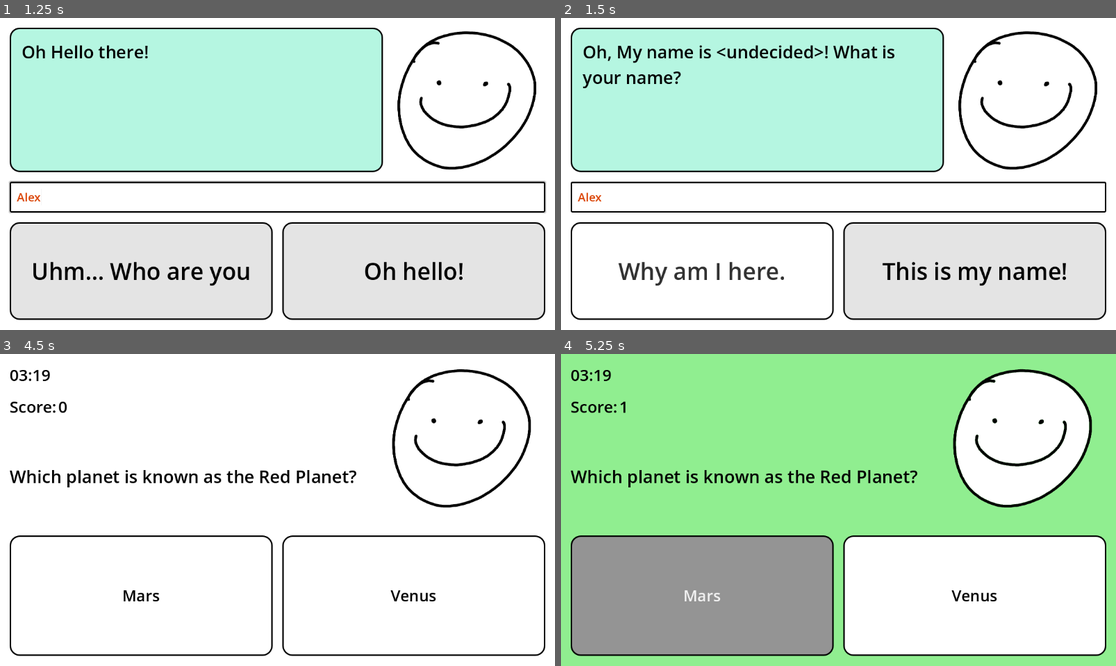
Above: before the commit, frames 1-4 (two rows, left to right).
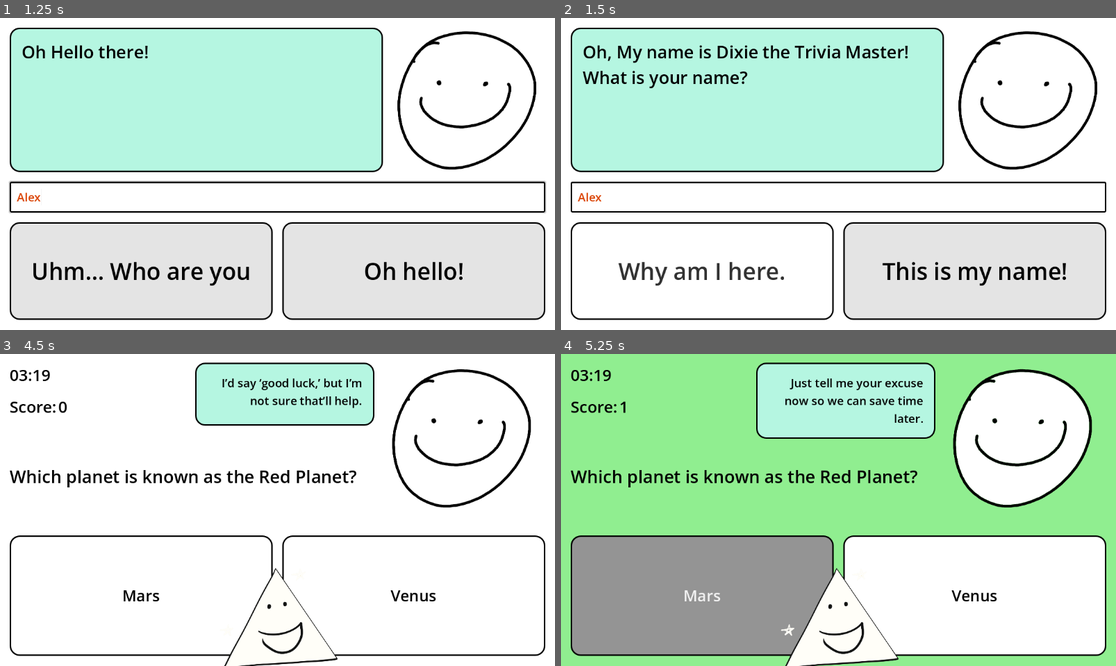
Above: after the commit, the same moments.

Repository: 2DPyramid/2D-Puzzle-Game_REPO
Game: Godot game, scene res://scenes/home.tscn
The game is run twice, just before and just after one commit, with the same random seed, the same clock (stepped at 60 frames per second) and the same inputs. Sound files missing from this copy of the repository are replaced by a short silence.
Inputs (mouse positions are in pixels of both pictures, inside the frame that each line leads up to):
- Up to frame 1 (1.25 s): click (277, 195) at 0.52 s; type "Alex" at 0.6 s
- Up to frame 2 (1.5 s): click "Uhm... Who are you" at 1.25 s
- Up to frame 3 (4.5 s): click "Why am I here." at 2 s; click "Oh yes, Trivia is totally my …" at 2.75 s; click "No one can beat me in Trivia!" at 3.5 s; click "Let's GO!" at 4.25 s
- Up to frame 4 (5.25 s): click "Mars" at 5 s

Frame 1 is identical in both runs. In frame 2, 1.4% of the frame differs, in the area x 3-63%, y 8-23%; in frame 3, 7.3%; in frame 4, 10%, in the area x 35-68%, y 2-100%.

Commit message:
2026 03 23
Fixed Second Reaction
Added Comments during the trivia

Diff:
--- a/2dTriviaGame/scenes/main.tscn
+++ b/2dTriviaGame/scenes/main.tscn
@@ -3,6 +3,7 @@
 [ext_resource type="Script" uid="uid://dt2qts3l0gfry" path="res://script/main.gd" id="1_0wfyh"]
 [ext_resource type="PackedScene" uid="uid://bsr1mt4uaeqev" path="res://scenes/reaction.tscn" id="2_sugp2"]
 [ext_resource type="AudioStream" uid="uid://bkeo7qkm0cxuq" path="res://Music/Edited_Background _Game_Music _03.mp3" id="3_sugp2"]
+[ext_resource type="PackedScene" uid="uid://b3gsrrae7iuxr" path="res://scenes/reaction_2.tscn" id="4_jyhfs"]
 
 [sub_resource type="LabelSettings" id="LabelSettings_0wfyh"]
 font_size = 33
@@ -43,6 +44,29 @@
 corner_radius_top_right = 20
 corner_radius_bottom_right = 20
 corner_radius_bottom_left = 20
+
+[sub_resource type="StyleBoxFlat" id="StyleBoxFlat_jyhfs"]
+content_margin_left = 25.0
+content_margin_top = 25.0
+content_margin_right = 25.0
+content_margin_bottom = 25.0
+bg_color = Color(0.71101844, 0.9626259, 0.88279045, 1)
+border_width_left = 3
+border_width_top = 3
+border_width_right = 3
+border_width_bottom = 3
+border_color = Color(0, 0, 0, 1)
+corner_radius_top_left = 20
+corner_radius_top_right = 20
+corner_radius_bottom_right = 20
+corner_radius_bottom_left = 20
+
+[sub_resource type="SystemFont" id="SystemFont_tbgi4"]
+
+[sub_resource type="LabelSettings" id="LabelSettings_tefeu"]
+font = SubResource("SystemFont_tbgi4")
+font_size = 24
+font_color = Color(0, 0, 0, 1)
 
 [node name="Main" type="Control" unique_id=182376782 node_paths=PackedStringArray("timer")]
 layout_mode = 3
@@ -171,6 +195,23 @@
 autoplay = true
 parameters/looping = true
 
+[node name="reaction_2" parent="." unique_id=1954418145 instance=ExtResource("4_jyhfs")]
+position = Vector2(578.00006, 566)
+scale = Vector2(0.46875, 0.46875)
+
+[node name="char_comments" type="Label" parent="." unique_id=1291659467]
+layout_mode = 0
+offset_left = 405.0
+offset_top = 18.0
+offset_right = 777.0
+offset_bottom = 149.0
+theme_override_font_sizes/font_size = 14
+theme_override_styles/normal = SubResource("StyleBoxFlat_jyhfs")
+text = "I’d say ‘good luck,’ but I’m not sure that’ll help."
+label_settings = SubResource("LabelSettings_tefeu")
+horizontal_alignment = 2
+autowrap_mode = 3
+
 [connection signal="timeout" from="MarginContainer/VBoxContainer/timer/Timer" to="." method="_on_timer_timeout"]
 [connection signal="pressed" from="MarginContainer/VBoxContainer/answer/Button" to="." method="_on_button_pressed" binds= [0]]
 [connection signal="pressed" from="MarginContainer/VBoxContainer/answer/Button2" to="." method="_on_button_pressed" binds= [1]]
--- a/2dTriviaGame/scenes/reaction_2.tscn
+++ b/2dTriviaGame/scenes/reaction_2.tscn
@@ -31,25 +31,44 @@
 "frames": [{
 "duration": 1.0,
 "texture": SubResource("AtlasTexture_1ogmv")
+}],
+"loop": true,
+"name": &"0",
+"speed": 5.0
 }, {
+"frames": [{
 "duration": 1.0,
 "texture": SubResource("AtlasTexture_ghu05")
+}],
+"loop": true,
+"name": &"1",
+"speed": 5.0
 }, {
+"frames": [{
 "duration": 1.0,
 "texture": SubResource("AtlasTexture_b3qdu")
+}],
+"loop": true,
+"name": &"2",
+"speed": 5.0
 }, {
+"frames": [{
 "duration": 1.0,
 "texture": SubResource("AtlasTexture_8b1ai")
+}],
+"loop": true,
+"name": &"3",
+"speed": 5.0
 }, {
+"frames": [{
 "duration": 1.0,
 "texture": SubResource("AtlasTexture_kuqx7")
 }],
 "loop": true,
-"name": &"default",
+"name": &"4",
 "speed": 5.0
 }]
 
 [node name="AnimatedSprite2D" type="AnimatedSprite2D" unique_id=1954418145]
 sprite_frames = SubResource("SpriteFrames_xlq24")
-frame = 3
-frame_progress = 0.31779444
+animation = &"2"
--- a/2dTriviaGame/script/home.gd
+++ b/2dTriviaGame/script/home.gd
@@ -15,7 +15,7 @@
 		"opt_2": "Uhm... Who are you"
 	},
 	{
-		"character": "Oh, My name is <undecided>! What is your name?",
+		"character": "Oh, My name is Dixie the Trivia Master! What is your name?",
 		"opt_1": "This is my name!",
 		"opt_2": "Why am I here."
 	},
--- a/2dTriviaGame/script/main.gd
+++ b/2dTriviaGame/script/main.gd
@@ -11,6 +11,8 @@
 @onready var timer_label: Label = $MarginContainer/VBoxContainer/timer/timer_label
 @export var timer: Timer
 @onready var critter: AnimatedSprite2D = $MarginContainer/VBoxContainer/question/critter
+@onready var reaction_2: AnimatedSprite2D = $reaction_2
+@onready var char_comments: Label = $char_comments
 
 @onready var audio_stream_player: AudioStreamPlayer = $AudioStreamPlayer
 
@@ -24,7 +26,6 @@
 	print(str(Global.data.size()) + " Questions Total")
 	update_ui()
 	time_left_to_live()
-	audio_stream_player.finished.connect(_on_audio_stream_player_finished)
 	audio_stream_player.play()
 
 func _on_audio_stream_player_finished() -> void:
@@ -59,19 +60,43 @@
 
 	if reaction_var == 10:
 		reaction.play("2")
+		reaction_2.play("2")
 	elif reaction_var < 5:
 		reaction.play("0")
+		reaction_2.play("0")
 	elif reaction_var >= 5 and reaction_var < 9:
 		reaction.play("1")
+		reaction_2.play("1")
 	elif reaction_var > 10 and reaction_var < 15:
 		reaction.play("3")
+		reaction_2.play("3")
 	elif reaction_var >= 15:
 		reaction.play("4")
+		reaction_2.play("4")
 
-	#var animation_list = reaction.sprite_frames.get_animation_names()
-	#var random_index = randi() % animation_list.size()
-	#var random_anim = animation_list[random_index]
-	#reaction.play(random_anim)
+	var comment_list = ["Just tell me your excuse now so we can save time later.",
+	"Don’t worry, losing builds character. You’re about to have a lot of character.",
+	"If you beat me, I’ll frame the scoreboard. It’ll be a historical event.",
+	"This is cute. You actually think you have a chance.",
+	"Warm-up’s over. Oh wait... you were actually trying?",
+	"I’ll play with one brain cell to make this fair.",
+	"Lose gracefully. I need a good winner photo for my wall.",
+	"Just tell me your excuse now so we can save time later.",
+	"Should I slow down, or is this your top speed?",
+	"I hope you’re better at this than you are at replying to texts.",
+	"Stretch first, I don’t want you pulling something while chasing my score.",
+	"Did you pre-order the L you’re about to take, or should I gift it to you?",
+	"Stretch first, I don’t want you pulling something while chasing my score.",
+	"I’ll try not to win too fast. I don’t want you to feel scammed.",
+	"Careful trash-talking me, you’re already giving post-game interview energy.”",
+	"Are you playing or just here for the participation trophy experience?",
+	"I’m warming up. You’re already at your limit. This feels illegal.",
+	"Don’t be nervous, losing to me is basically a rite of passage.",
+	"If I lose, I’ll frame it. If you lose, it’s just your personality.",
+	"Hope your excuses are better than your trivia knowledge, because you’re gonna need them."]
+	var random_index = randi() % comment_list.size()
+	var random_comm = comment_list[random_index]
+	char_comments.text = random_comm
 	#display random reaction sprite
 
 
